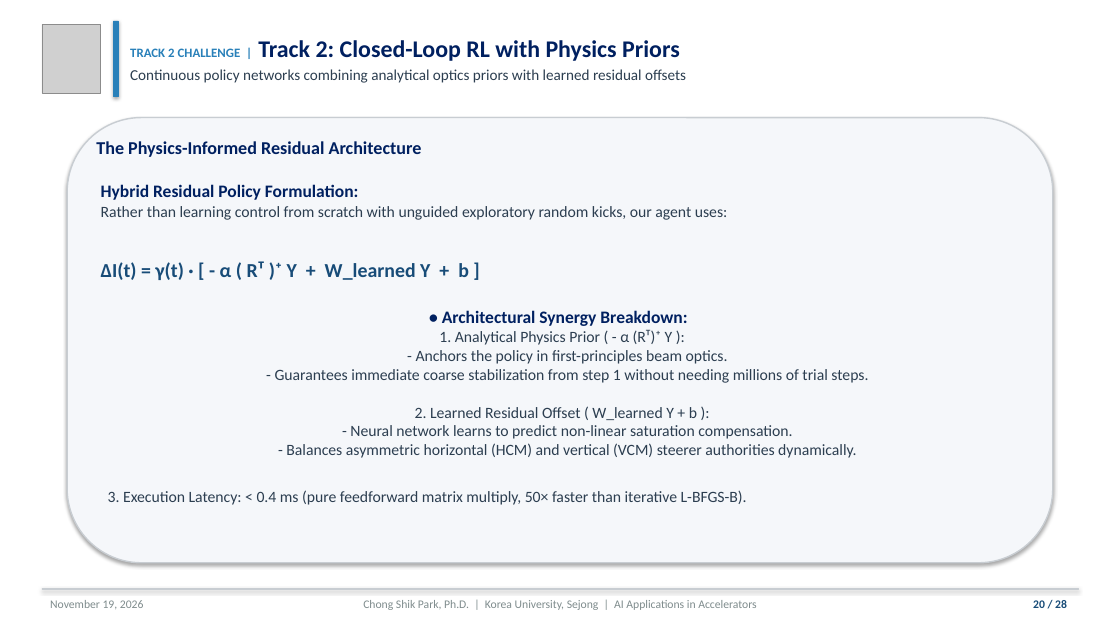
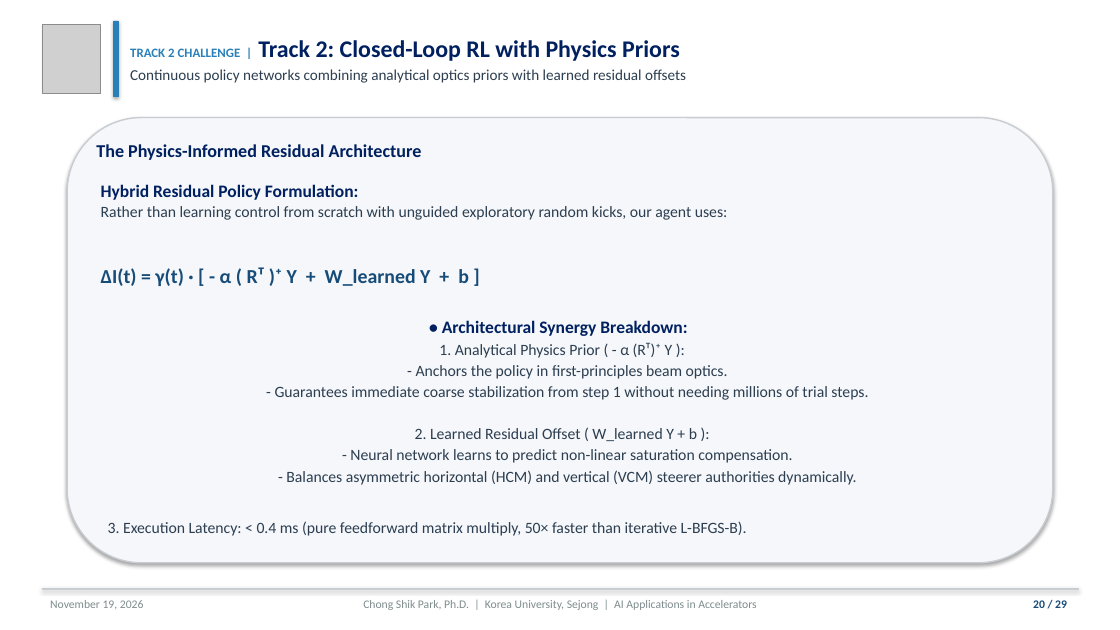
Before and after one commit to cspark7701/ai4acc-mini-hackathon, a slide deck: slide 20 of presentations/Lecture_1_AI_ML_Foundations_and_Control.pptx. Drawn at 1120x630 pixels with LibreOffice and Linux fonts; fonts in the diff are those of the drawing; grey boxes stand for pictures. Boxes give left, top, right and bottom in pixels: in the first picture for what was removed or moved away, otherwise in the second. Text is boxed around its words. In the diff, an @@ line names an element or a change of style, - is before the commit and + after.

```diff
--- a/presentations/Lecture_1_AI_ML_Foundations_and_Control.pptx
+++ b/presentations/Lecture_1_AI_ML_Foundations_and_Control.pptx
@@ text "The Physics-Informed Residual Architecture" at [96, 144, 422, 160]: line spacing 1 to 1.12 @@
@@ text "Hybrid Residual Policy Formulation: Rather ..." at [101, 184, 868, 536]: line spacing 1 to 1.12 @@
```
Also in this commit, not shown: 27 other slides changed, 1 slide added, 10 other files.
